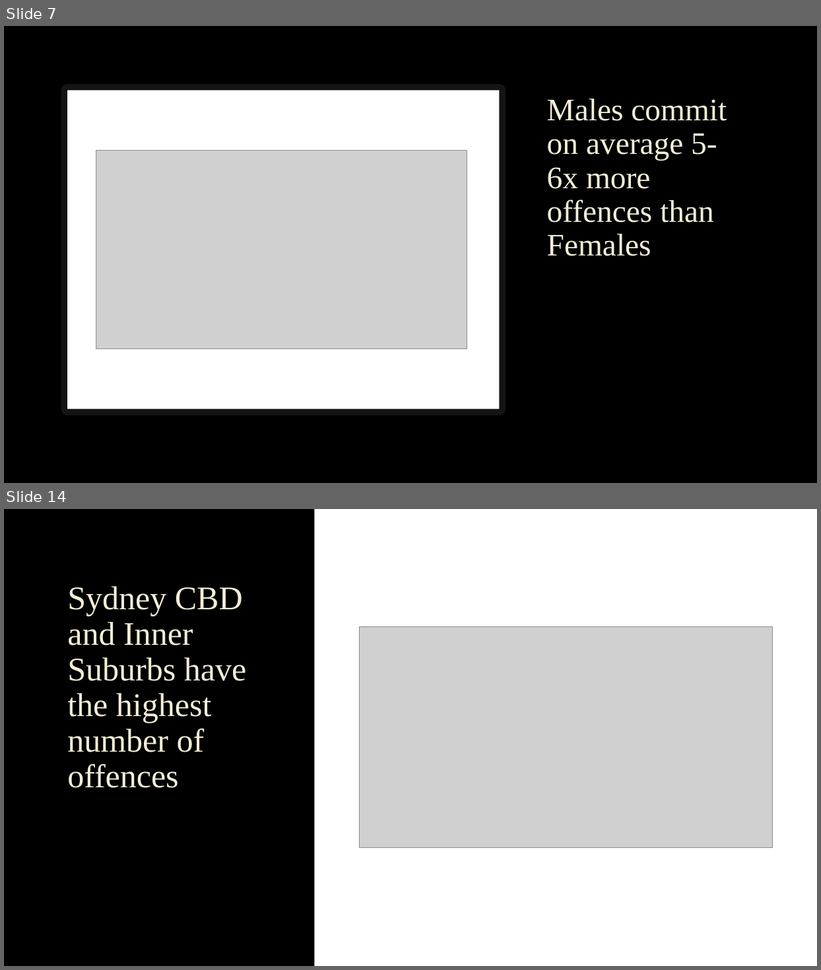
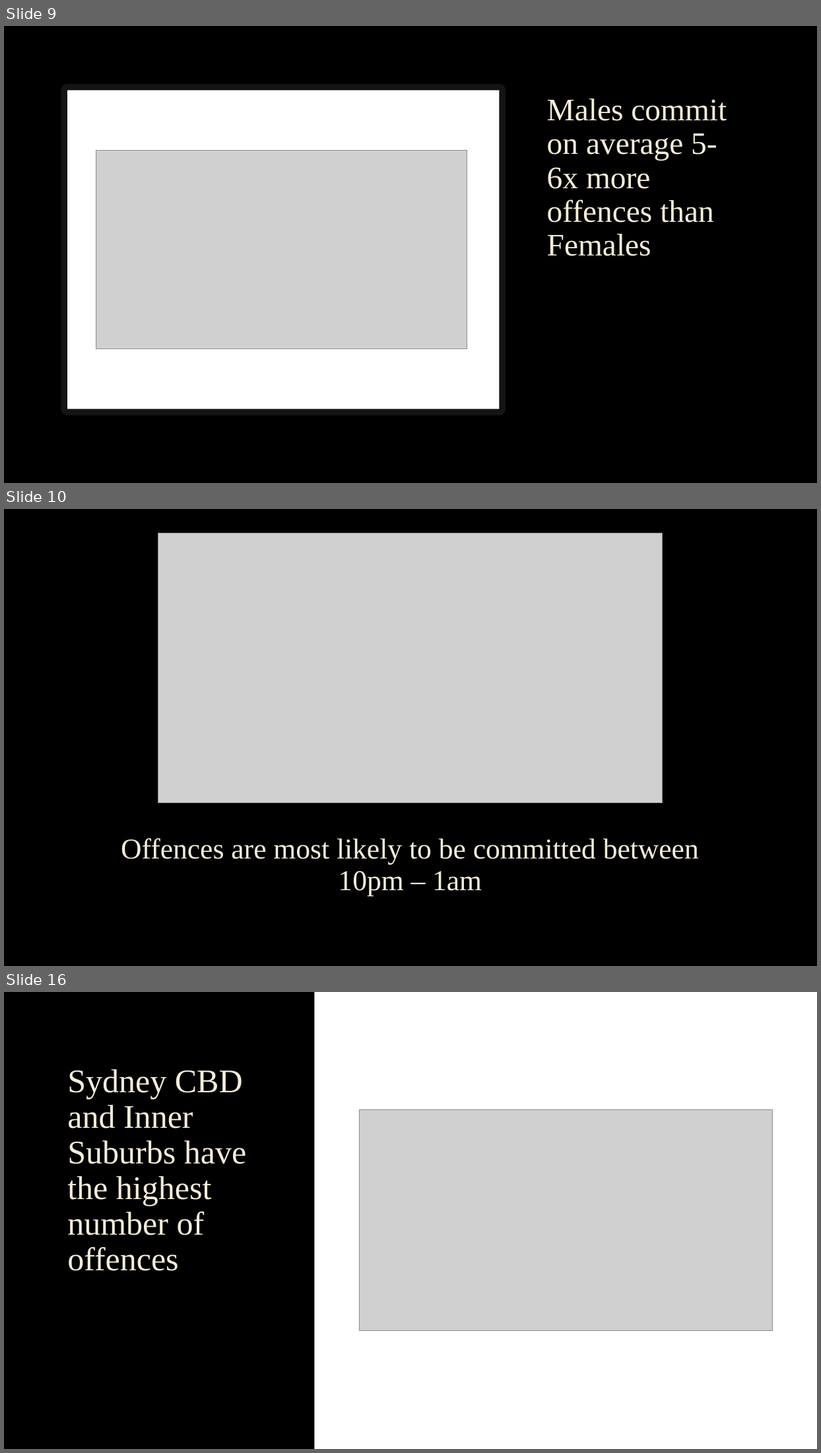
Before and after one commit to sebgiunta/IOD_Mini_Project_1_crimedata, a slide deck: iod_mini_project_crime_data.pptx. Shown one above the other, each under a label of ours: slides 7 and 14 before the commit, slides 9, 10 and 16 after it; the slides between them are not shown. The pictures are 821x970 and 821x1453 pixels, drawn with LibreOffice and Linux fonts; fonts in the diff are those of the drawing; grey boxes stand for pictures; background and template pictures are left out. Boxes give left, top, right and bottom in pixels: in the first picture for what was removed or moved away, otherwise in the second. Text is boxed around its words. In the diff, an @@ line names an element or a change of style, - is before the commit and + after.

```diff
--- a/iod_mini_project_crime_data.pptx
+++ b/iod_mini_project_crime_data.pptx
@@ slide 10 added at (4,509,817,966), background picture (left out) @@
@@ picture added at (158,533,662,803) @@
@@ title added at (121,838,699,896), 34 pt, text #F4EDD8 @@
+Offences are most likely to be committed between 10pm – 1am
@@ what was slide 7 is now slide 9 @@
@@ what was slide 14 is now slide 16 @@
```
Also in this commit, not shown: 8 slides changed, 3 other slides added, 1 slide removed, 1 other file.
